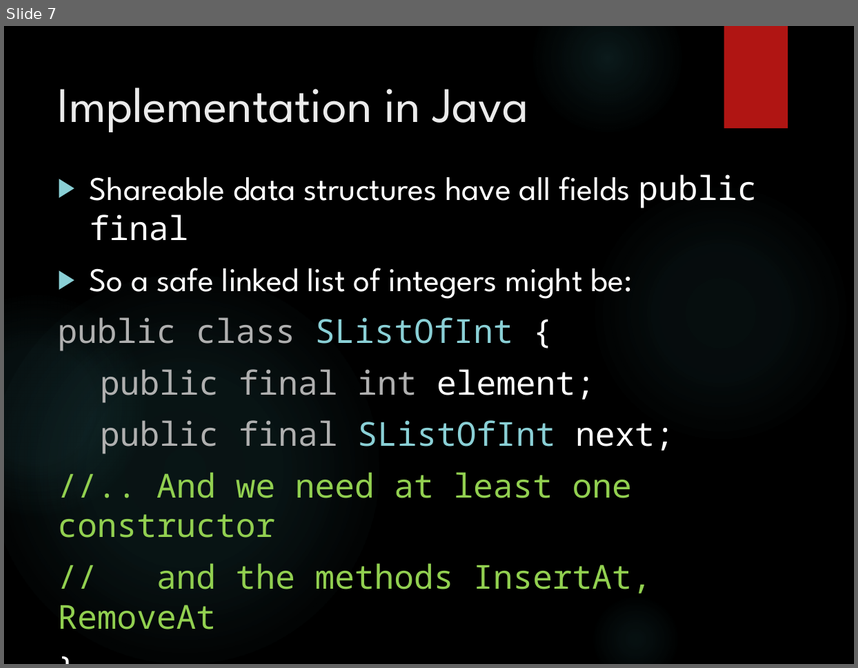
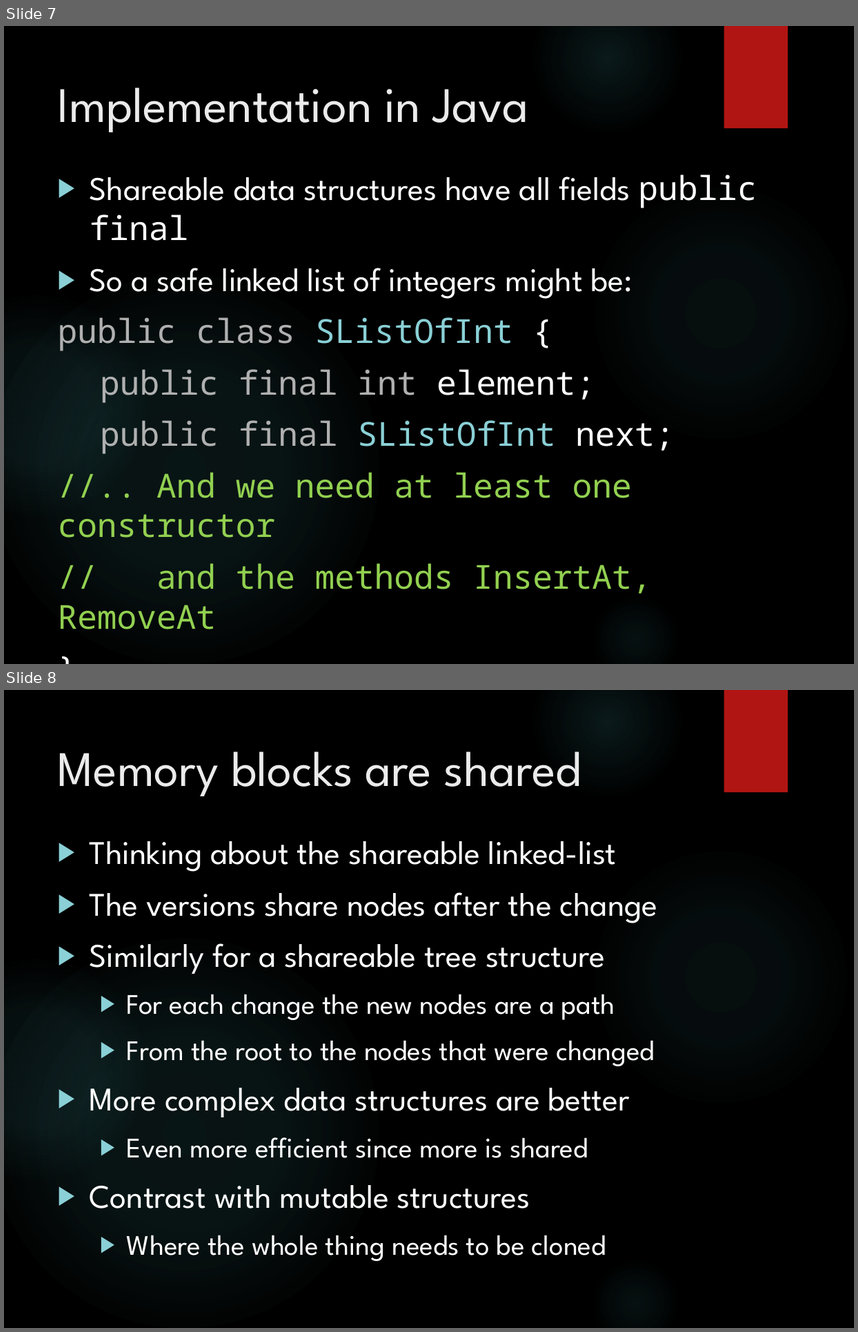
Before and after one commit to MalcolmCrowe/ShareableDataStructures, a slide deck: Shareable Data Structures.pptx. Shown one above the other, each under a label of ours: slide 7 before the commit, slides 7 and 8 after it. The pictures are 858x668 and 858x1332 pixels, drawn with LibreOffice and Linux fonts; fonts in the diff are those of the drawing; background and template pictures are left out. Boxes give left, top, right and bottom in pixels: in the first picture for what was removed or moved away, otherwise in the second. Text is boxed around its words. In the diff, an @@ line names an element or a change of style, - is before the commit and + after.

```diff
--- a/Shareable Data Structures.pptx
+++ b/Shareable Data Structures.pptx
@@ slide 8 added at (4,690,854,1328), background picture (left out); not listed: 6 template elements that a slide beside it also shows @@
@@ title added at (58,751,582,796), 42 pt, text #EBEBEB @@
+Memory blocks are shared
@@ text added at (90,841,658,1261), 28 pt, text #FFFFFF @@
+▶ Thinking about the shareable linked-list
+▶ The versions share nodes after the change
+▶ Similarly for a shareable tree structure
+  ▶ For each change the new nodes are a path
+  ▶ From the root to the nodes that were changed
+▶ More complex data structures are better
+  ▶ Even more efficient since more is shared
+▶ Contrast with mutable structures
+  ▶ Where the whole thing needs to be cloned
```
Also in this commit, not shown: 1 slide changed, 4 other slides added, 1 other file.
